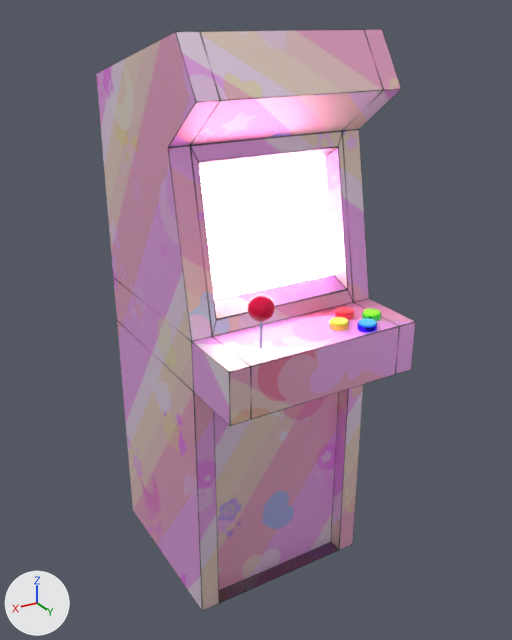
Two versions of the Blender file Arcade Machine Model by K.A (2025).blend, one commit apart.
Camera for both pictures: a 50 mm camera at (0.962, 1.869, 1.505) aimed at (-0.097, 0.104, 0.623). Every picture has the same lights, and +X, +Y and +Z are marked at lower left. The picture after the commit comes second.

Script lines for the objects in view, before the commit:
```python
ob_arcaade_machine = bpy.data.objects.new('Arcaade Machine', me_cube)
ob_arcaade_machine.location = (-0.086, 0.0, -0.323)
ob_button = bpy.data.objects.new('Button', me_cylinder_004)
ob_button.location = (-0.239, 0.368, 0.707)
ob_button.rotation_euler = (1.571, 0.0, 0.0)  # degrees (90, 0, 0)
ob_button.scale = (0.0283, 0.0283, 0.0263)
ob_button_001 = bpy.data.objects.new('Button.001', me_cylinder_005)
ob_button_001.location = (-0.18, 0.42, 0.707)
ob_button_001.rotation_euler = (1.571, 0.0, 0.0)  # degrees (90, 0, 0)
ob_button_001.scale = (0.0283, 0.0283, 0.0263)
ob_button_002 = bpy.data.objects.new('Button.002', me_cylinder_006)
ob_button_002.location = (-0.298, 0.417, 0.707)
ob_button_002.rotation_euler = (1.571, 0.0, 0.0)  # degrees (90, 0, 0)
ob_button_002.scale = (0.0283, 0.0283, 0.0263)
ob_button_003 = bpy.data.objects.new('Button.003', me_cylinder_007)
ob_button_003.location = (-0.239, 0.47, 0.707)
ob_button_003.rotation_euler = (1.571, 0.0, 0.0)  # degrees (90, 0, 0)
ob_button_003.scale = (0.0283, 0.0283, 0.0263)
ob_joystick = bpy.data.objects.new('Joystick', me_cylinder)
ob_joystick.location = (0.08, 0.425, 0.734)
ob_joystick.rotation_euler = (1.571, 0.0, 0.0)  # degrees (90, 0, 0)
ob_joystick.scale = (0.0202, 0.0202, 0.0202)
# me_cube
# before: 46 (-0.24, 0.5, 1.02) at pixel (399, 326), 47 (0.24, 0.5, 1.02) at pixel (250, 366), 48 (-0.24, 0.29, 1.02) at pixel (353, 302), 49 (0.24, 0.29, 1.02) at pixel (212, 336)
```
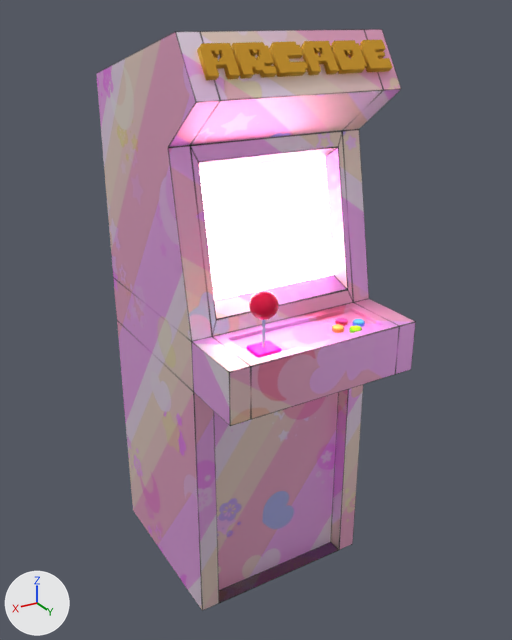
The edits, one by one:
Material 'Material.010' (mat_material_010) changes colour from pink #ff8686 to pink #ff85d6; in linear values from (1.0, 0.239, 0.239) to (1.0, 0.236, 0.67).
Material 'Material.013' (mat_material_013) changes colour from yellow #fff060 to orange #ffaf54; in linear values from (0.999, 0.872, 0.118) to (0.999, 0.427, 0.0884).
Material 'Material.014' (mat_material_014) changes colour from green #b0ff5a to cyan #8cecff; in linear values from (0.433, 1.0, 0.103) to (0.264, 0.842, 1.0).
Material 'Material.015' (mat_material_015) changes colour from green #45ff60 to blue #66b1ff; in linear values from (0.0594, 0.999, 0.116) to (0.132, 0.442, 0.999).
Material 'Material.016' (mat_material_016) changes colour from cyan #6cdaff to green #d8ff4c; in linear values from (0.149, 0.698, 1.0) to (0.684, 1.0, 0.0728).
Material 'Material.017' (mat_material_017) changes colour from blue #3422ff to green #81ff41; in linear values from (0.0346, 0.016, 0.999) to (0.219, 0.999, 0.0529).
Material 'Material.019' (mat_material_019) is new.
Its base color is (5.0, 0.0, 1.129) (pink #ff00ff).
Material 'Material.018' (mat_material_018) is new.
Its base color is (0.8, 0.539, 0.0847) (yellow #e7c252).
Its metallic is 1.0.
Its roughness is 1.0.
me_cube is used by ob_arcaade_machine; location (-0.086, 0.0, -0.323).
Verts and faces of me_cube; kept vertices keep their numbers, new ones are numbered from 64.
me_cube had 64 vertices, 59 faces and spanned x -0.31..0.31, y -0.29..0.5, z 0.07..1.79.
me_cube now has 72 vertices, 67 faces and spans x -0.31..0.31, y -0.29..0.5, z 0.07..1.79.
Part 1, on me_cube:
Faces deleted: (46, 48, 49, 47).
New vertex 64 is at (-0.21, 0.47, 1.02).
New vertex 65 is at (-0.21, 0.33, 1.02).
New vertex 66 is at (-0.21, 0.33, 1.01).
New vertex 67 is at (-0.21, 0.47, 1.01).
New vertices 68 to 71 stand at vertices 64 to 67, in that order, plus (0.42, 0.0, 0.0).
New faces: (68, 71, 70, 69), (48, 49, 69, 65), (46, 64, 68, 47), (46, 48, 65, 64), (47, 68, 69, 49), (66, 70, 71, 67) (mat_material (picture img_arcaade_machine_uv_layout__edited_by_me__png)).
New faces: (64, 67, 71, 68), (64, 65, 66, 67), (65, 69, 70, 66) (mat_material (picture img_arcaade_machine_uv_layout__edited_by_me__png)).
Mesh me_plane is new.
It is a box spanning x -1.0..1.0, y -1.0..1.0, z 0.0..0.37.
It uses material mat_material_019 (pink #ff00ff).
Mesh me_text is new.
It has 488 vertices, 358 faces and spans x -0.3..0.29, y 0.0..0.09, z -0.01..0.01.
It uses material mat_material_018 (yellow #e7c252).
Object 'Joystick' (ob_joystick) moves from (0.08, 0.425, 0.734) to (0.072, 0.425, 0.734).
Object 'Joystick' (ob_joystick) is rescaled from (0.0202, 0.0202, 0.0202) to (0.0219, 0.0219, 0.0219).
Object 'Button.001' (ob_button_001) moves from (-0.18, 0.42, 0.707) to (-0.177, 0.419, 0.693).
Object 'Button.001' (ob_button_001) is rescaled from (0.0283, 0.0283, 0.0263) to (0.0179, 0.0179, 0.0166).
Object 'Button.003' (ob_button_003) moves from (-0.239, 0.47, 0.707) to (-0.214, 0.451, 0.693).
Object 'Button.003' (ob_button_003) is rescaled from (0.0283, 0.0283, 0.0263) to (0.0179, 0.0179, 0.0166).
Object 'Plane' (ob_plane) is new; it shows me_plane.
Its location is (0.07, 0.424, 0.684).
Its scale is (0.0358, 0.0324, 0.0399).
It gains a BEVEL modifier named 'Bevel'.
Modifier setting: segments = 4.
Object 'Text' (ob_text) is new; it shows me_text.
Its location is (-0.098, 0.347, 1.373).
Its rotation in degrees is (54, 0, 180).
Its scale is (0.923, 0.923, 0.923).

What differs and where, as boxes [x1, y1, x2, y2] in the pictures (512 x 640 px):
'Text', added: after [197, 40, 393, 80]
'Joystick', moved, rescaled (7% wider, 9% taller): before [247, 295, 275, 348]; after [249, 290, 279, 348]
'Plane', added: after [247, 340, 281, 358]
'Button.003', recoloured, moved, rescaled: before [357, 319, 377, 332]; after [349, 326, 362, 333]
'Button.002', recoloured: [352, 309, 381, 327] in both
'Button', recoloured: [335, 307, 354, 326] in both
'Button.001', recoloured, moved, rescaled (38% narrower, 33% shorter): before [329, 317, 349, 331]; after [332, 324, 344, 333]
part 1 of me_cube, cut back: [212, 303, 398, 366] in both
